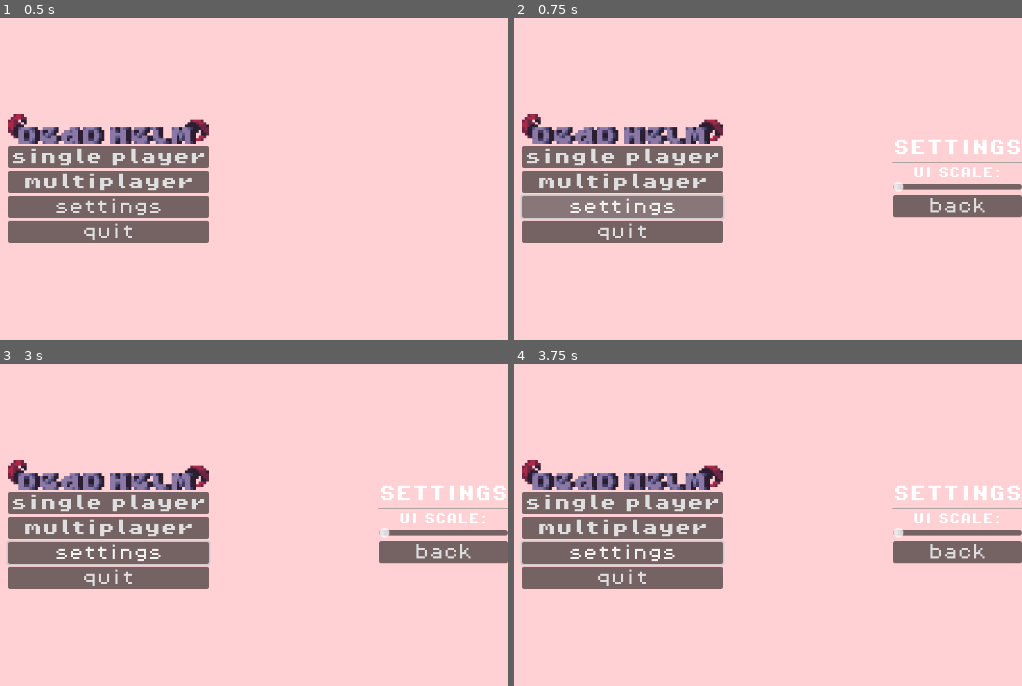
Above: before the commit, frames 1-4 (two rows, left to right).
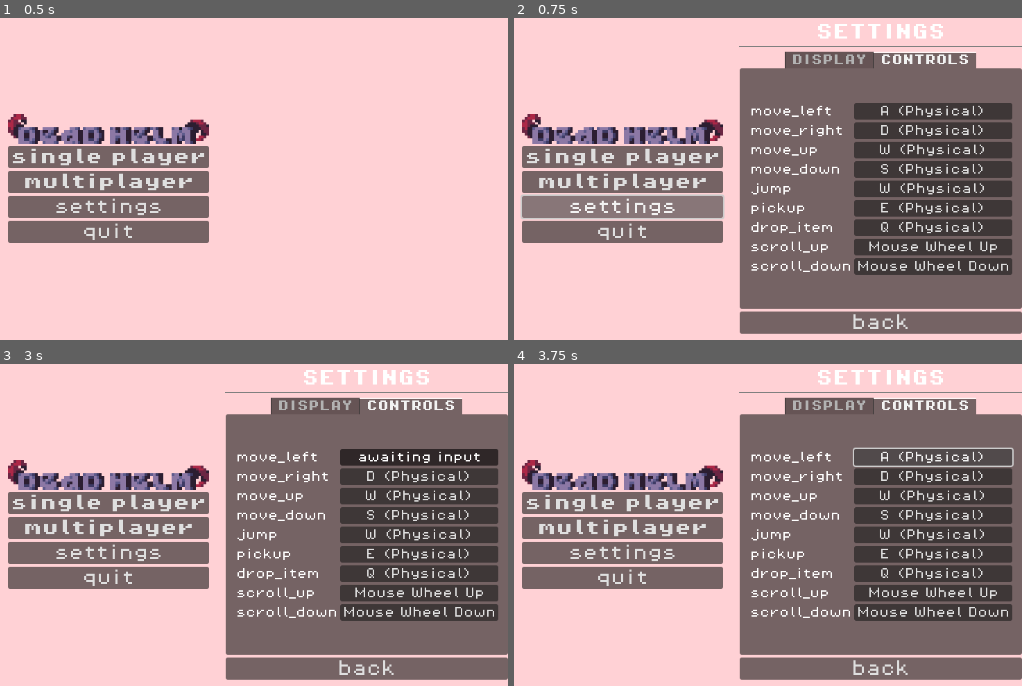
Above: after the commit, the same moments.

Repository: andy-wittig/Deadhelm-WIP
Game: Godot game, scene res://scenes/main_menu.tscn
Same seed, same stepped clock (60 frames per second), same inputs: the game is played once before the commit and once after it.
Inputs (mouse positions are in pixels of both pictures, inside the frame that each line leads up to):
- Up to frame 1 (0.5 s): no input
- Up to frame 2 (0.75 s): click "settings" at 0.5 s
- Up to frame 3 (3 s): click "single player" at 1.25 s; click "single player" at 2 s; click (416, 457) at 2.75 s, where only the run after the commit has a clickable "A (Physical)"
- Up to frame 4 (3.75 s): click (930, 457) at 3.5 s, where only the run after the commit has a clickable "awaiting input"

Frame 1 is identical in both runs. In frame 2, 48% of the frame differs, in the area x 44-100%, y 1-99%; in frame 3, 48%; in frame 4, 48%, in the area x 1-100%, y 1-99%.

Commit message:
added remapping for controls

Diff:
--- a/scenes/settings_menu.tscn
+++ b/scenes/settings_menu.tscn
@@ -20,9 +20,9 @@
 anchor_top = 0.5
 anchor_right = 1.0
 anchor_bottom = 0.5
-offset_left = -186.0
-offset_top = -56.0
-offset_bottom = 56.0
+offset_left = -407.0
+offset_top = -223.0
+offset_bottom = 224.0
 grow_horizontal = 0
 grow_vertical = 2
 
@@ -37,18 +37,71 @@
 layout_mode = 2
 theme_override_constants/separation = 8
 
-[node name="ScaleLabel" type="Label" parent="VBoxContainer"]
+[node name="SettingsTabs" type="TabContainer" parent="VBoxContainer"]
+layout_mode = 2
+size_flags_vertical = 3
+theme_override_fonts/font = ExtResource("1_k5orc")
+theme_override_font_sizes/font_size = 16
+tab_alignment = 1
+current_tab = 1
+clip_tabs = false
+
+[node name="DISPLAY" type="TabBar" parent="VBoxContainer/SettingsTabs"]
+visible = false
+layout_mode = 2
+tab_alignment = 1
+
+[node name="VBoxContainer" type="VBoxContainer" parent="VBoxContainer/SettingsTabs/DISPLAY"]
+layout_mode = 1
+anchors_preset = 8
+anchor_left = 0.5
+anchor_top = 0.5
+anchor_right = 0.5
+anchor_bottom = 0.5
+offset_left = -93.0
+offset_top = -32.0
+offset_right = 93.0
+offset_bottom = 32.0
+grow_horizontal = 2
+grow_vertical = 2
+
+[node name="ScaleLabel" type="Label" parent="VBoxContainer/SettingsTabs/DISPLAY/VBoxContainer"]
 layout_mode = 2
 theme_override_fonts/font = ExtResource("1_k5orc")
 theme_override_font_sizes/font_size = 16
 text = "UI SCALE:"
 horizontal_alignment = 1
 
-[node name="ScaleSlider" type="HSlider" parent="VBoxContainer"]
+[node name="ScaleSlider" type="HSlider" parent="VBoxContainer/SettingsTabs/DISPLAY/VBoxContainer"]
 layout_mode = 2
 min_value = 1.0
 max_value = 3.0
 value = 1.0
+
+[node name="CheckWindowed" type="CheckBox" parent="VBoxContainer/SettingsTabs/DISPLAY/VBoxContainer"]
+layout_direction = 3
+layout_mode = 2
+size_flags_horizontal = 4
+theme_override_colors/font_color = Color(1, 1, 1, 1)
+theme_override_fonts/font = ExtResource("1_k5orc")
+theme_override_font_sizes/font_size = 16
+text = "WINDOWED:"
+
+[node name="CONTROLS" type="TabBar" parent="VBoxContainer/SettingsTabs"]
+layout_mode = 2
+
+[node name="RemapContainer" type="GridContainer" parent="VBoxContainer/SettingsTabs/CONTROLS"]
+layout_mode = 1
+anchors_preset = 8
+anchor_left = 0.5
+anchor_top = 0.5
+anchor_right = 0.5
+anchor_bottom = 0.5
+offset_top = -20.0
+offset_bottom = 20.0
+grow_horizontal = 2
+grow_vertical = 2
+columns = 2
 
 [node name="backButton" type="Button" parent="VBoxContainer"]
 layout_mode = 2
@@ -56,5 +109,6 @@
 theme_override_font_sizes/font_size = 24
 text = "back"
 
-[connection signal="value_changed" from="VBoxContainer/ScaleSlider" to="." method="_on_scale_slider_value_changed"]
+[connection signal="value_changed" from="VBoxContainer/SettingsTabs/DISPLAY/VBoxContainer/ScaleSlider" to="." method="_on_scale_slider_value_changed"]
+[connection signal="toggled" from="VBoxContainer/SettingsTabs/DISPLAY/VBoxContainer/CheckWindowed" to="." method="_on_check_windowed_toggled"]
 [connection signal="pressed" from="VBoxContainer/backButton" to="." method="_on_back_button_pressed"]
--- a/scripts/settings_menu.gd
+++ b/scripts/settings_menu.gd
@@ -1,7 +1,72 @@
 extends Control
+
+var controls_list = [
+	"move_left",
+	"move_right",
+	"move_up",
+	"move_down",
+	"jump",
+	"pickup",
+	"drop_item",
+	"scroll_up",
+	"scroll_down",
+]
+
+@onready var check_windowed = $VBoxContainer/SettingsTabs/DISPLAY/VBoxContainer/CheckWindowed
+@onready var remap_container = $VBoxContainer/SettingsTabs/CONTROLS/RemapContainer
+
+func _ready():
+	if (DisplayServer.window_get_mode() == DisplayServer.WINDOW_MODE_WINDOWED):
+		check_windowed.button_pressed = true
+	elif (DisplayServer.window_get_mode() == DisplayServer.WINDOW_MODE_FULLSCREEN):
+		check_windowed.button_pressed = false
+
+	for action in controls_list:
+		var label = Label.new()
+		var button = custom_action.new()
+		label.add_theme_font_override("font", load("res://assets/fonts/PixelOperator8.ttf"))
+		button.add_theme_font_override("font", load("res://assets/fonts/PixelOperator8.ttf"))
+		label.text = action
+		button.action = action
+		remap_container.add_child(label)
+		remap_container.add_child(button)
 
 func _on_back_button_pressed():
 	queue_free()
 
 func _on_scale_slider_value_changed(value):
 	pass
+
+func _on_check_windowed_toggled(toggled):
+	if (toggled):
+		DisplayServer.window_set_mode(DisplayServer.WINDOW_MODE_WINDOWED)
+	else:
+		DisplayServer.window_set_mode(DisplayServer.WINDOW_MODE_FULLSCREEN)
+
+class custom_action extends Button:
+	var action: String
+
+	func _init():
+		toggle_mode = true
+
+	func _ready():
+		set_process_unhandled_input(false)
+		update_action_text()
+
+	func _toggled(button_pressed):
+		set_process_unhandled_input(button_pressed)
+		if (button_pressed):
+			text = "awaiting input"
+			release_focus()
+		else:
+			update_action_text()
+			grab_focus()
+
+	func _unhandled_input(event):
+		if (event.pressed):
+			InputMap.action_erase_events(action)
+			InputMap.action_add_event(action, event)
+			button_pressed = false
+
+	func update_action_text():
+		text = InputMap.action_get_events(action)[0].as_text()
